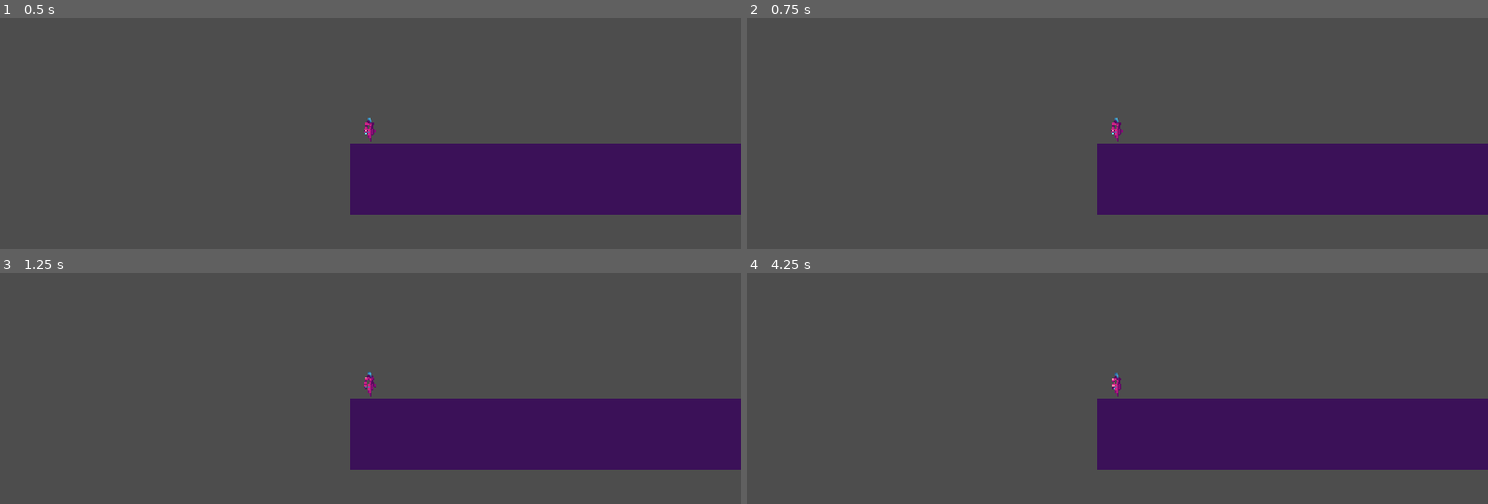
Above: before the commit, frames 1-4 (two rows, left to right).
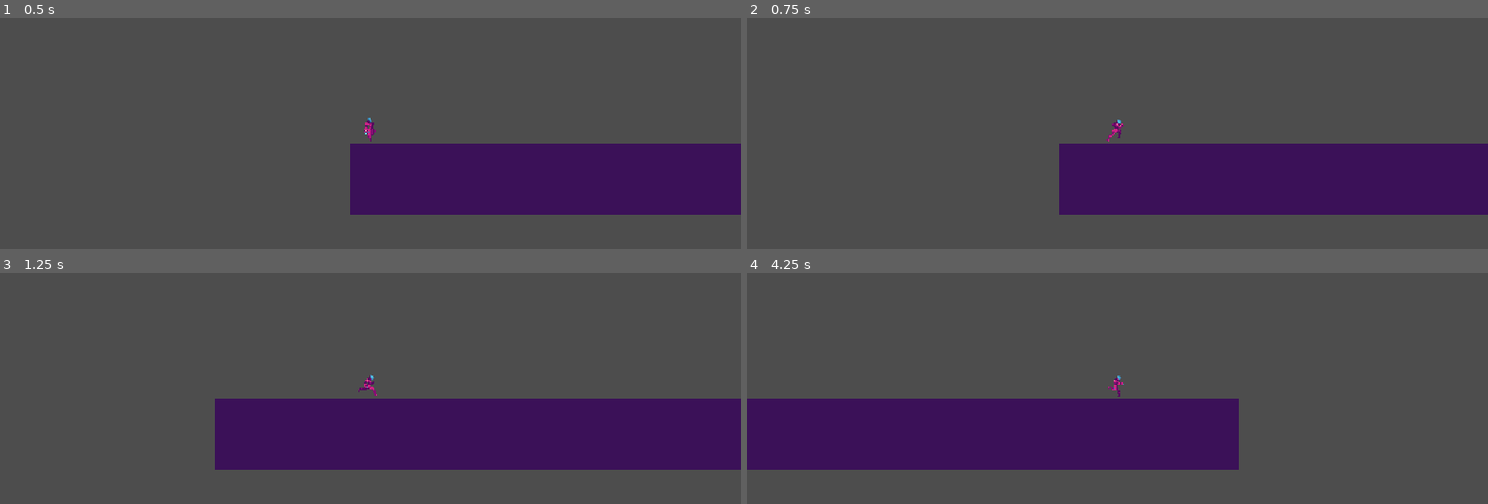
Above: after the commit, the same moments.

Repository: Jeffgss/chronobot
Game: Godot game, scene res://levels/level.tscn
Same seed, same stepped clock (60 frames per second), same inputs: the game is played once before the commit and once after it.
Inputs:
- Up to frame 1 (0.5 s): no input
- Up to frame 2 (0.75 s): hold D (move_right, bound only after the commit) from 0.53 s (still down)
- Up to frame 3 (1.25 s): keep holding D (move_right, bound only after the commit)
- Up to frame 4 (4.25 s): release D (move_right, bound only after the commit) at 2.03 s; hold A (move_left, bound only after the commit) 2.03-2.78 s; hold D (move_right, bound only after the commit) from 2.78 s (still down)

Frame 1 is identical in both runs. In frame 2, 1.7% of the frame differs, in the area x 42-51%, y 43-86%; in frame 3, 5.7%; in frame 4, 25%, in the area x 0-100%, y 43-86%.

Commit message:
feat: implement player movement and animations with input configuration

Diff:
--- a/player/player.gd
+++ b/player/player.gd
@@ -1,6 +1,9 @@
 extends CharacterBody2D
 
+@onready var animated_sprite_2d: AnimatedSprite2D = $AnimatedSprite2D
+
 const GRAVITY = 1000
+const SPEED = 300
 
 enum State { Idle, Run }
 
@@ -12,8 +15,11 @@
 func _physics_process(delta):
 	player_falling(delta)
 	player_indle(delta)
+	player_run(delta)
 
 	move_and_slide()
+
+	player_animations()
 
 func player_falling(delta):
 	if !is_on_floor():
@@ -22,3 +28,21 @@
 func player_indle(delt):
 	if is_on_floor():
 		current_state = State.Idle
+
+func player_run(delta):
+	var direction = Input.get_axis("move_left", "move_right")
+
+	if direction:
+		velocity.x = direction * SPEED
+	else:
+		velocity.x = move_toward(velocity.x, 0 , SPEED)
+
+	if direction != 0:
+		current_state = State.Run
+		animated_sprite_2d.flip_h = false if direction > 0 else true
+
+func player_animations():
+	if current_state == State.Idle:
+		animated_sprite_2d.play("idle")
+	elif current_state == State.Run:
+		animated_sprite_2d.play("run")
--- a/project.godot
+++ b/project.godot
@@ -20,6 +20,21 @@
 window/stretch/mode="canvas_items"
 window/stretch/aspect="expand"
 
+[input]
+
+move_left={
+"deadzone": 0.5,
+"events": [Object(InputEventKey,"resource_local_to_scene":false,"resource_name":"","device":-1,"window_id":0,"alt_pressed":false,"shift_pressed":false,"ctrl_pressed":false,"meta_pressed":false,"pressed":false,"keycode":0,"physical_keycode":65,"key_label":0,"unicode":97,"location":0,"echo":false,"script":null)
+, Object(InputEventKey,"resource_local_to_scene":false,"resource_name":"","device":-1,"window_id":0,"alt_pressed":false,"shift_pressed":false,"ctrl_pressed":false,"meta_pressed":false,"pressed":false,"keycode":0,"physical_keycode":4194319,"key_label":0,"unicode":0,"location":0,"echo":false,"script":null)
+]
+}
+move_right={
+"deadzone": 0.5,
+"events": [Object(InputEventKey,"resource_local_to_scene":false,"resource_name":"","device":-1,"window_id":0,"alt_pressed":false,"shift_pressed":false,"ctrl_pressed":false,"meta_pressed":false,"pressed":false,"keycode":0,"physical_keycode":68,"key_label":0,"unicode":100,"location":0,"echo":false,"script":null)
+, Object(InputEventKey,"resource_local_to_scene":false,"resource_name":"","device":-1,"window_id":0,"alt_pressed":false,"shift_pressed":false,"ctrl_pressed":false,"meta_pressed":false,"pressed":false,"keycode":0,"physical_keycode":4194321,"key_label":0,"unicode":0,"location":0,"echo":false,"script":null)
+]
+}
+
 [layer_names]
 
 2d_physics/layer_1="Ground"
